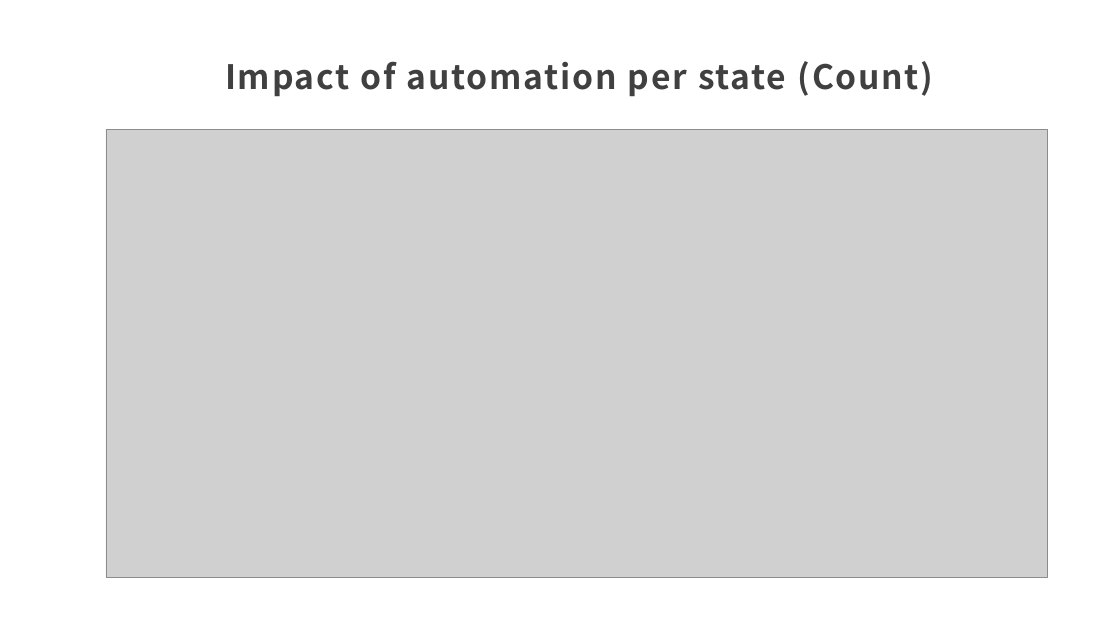
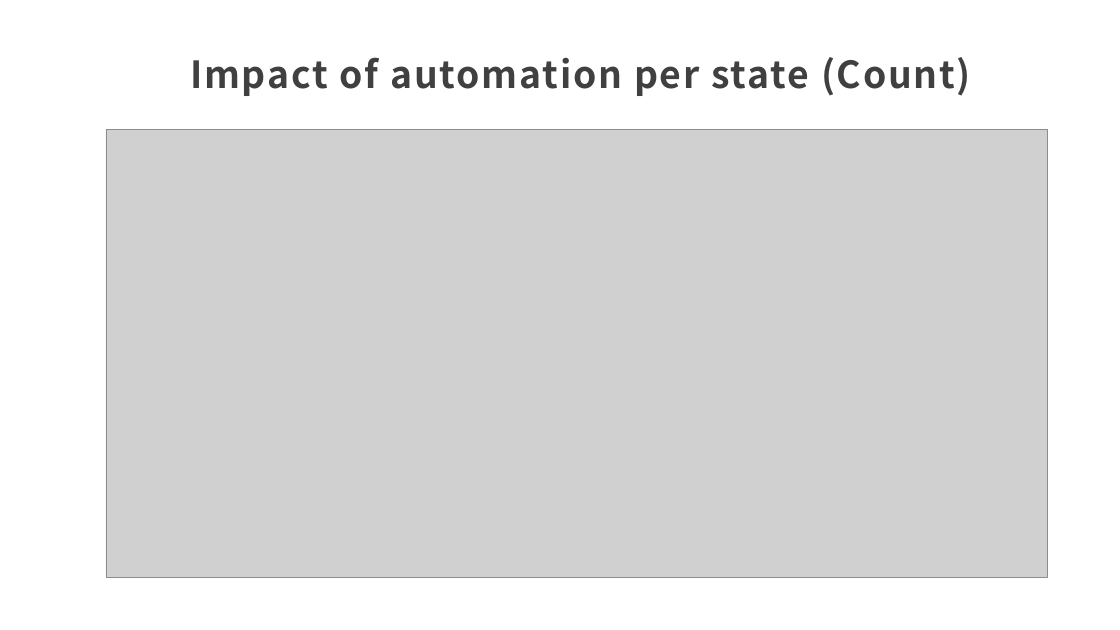
Before and after one commit to vinaya-kusuma/Project1, a slide deck: slide 21 of Project1.pptx (slide 19 before the commit). Drawn at 1120x630 pixels with LibreOffice and Linux fonts; fonts in the diff are those of the drawing; grey boxes stand for pictures. Boxes give left, top, right and bottom in pixels: in the first picture for what was removed or moved away, otherwise in the second. Text is boxed around its words. In the diff, an @@ line names an element or a change of style, - is before the commit and + after.

```diff
--- a/Project1.pptx
+++ b/Project1.pptx
@@ title "Impact of automation per state ..." at (190, 57, 971, 96): size 28.8 to 32 pt @@
```
Also in this commit, not shown: 4 other slides changed, 5 slides added, 5 slides removed.
